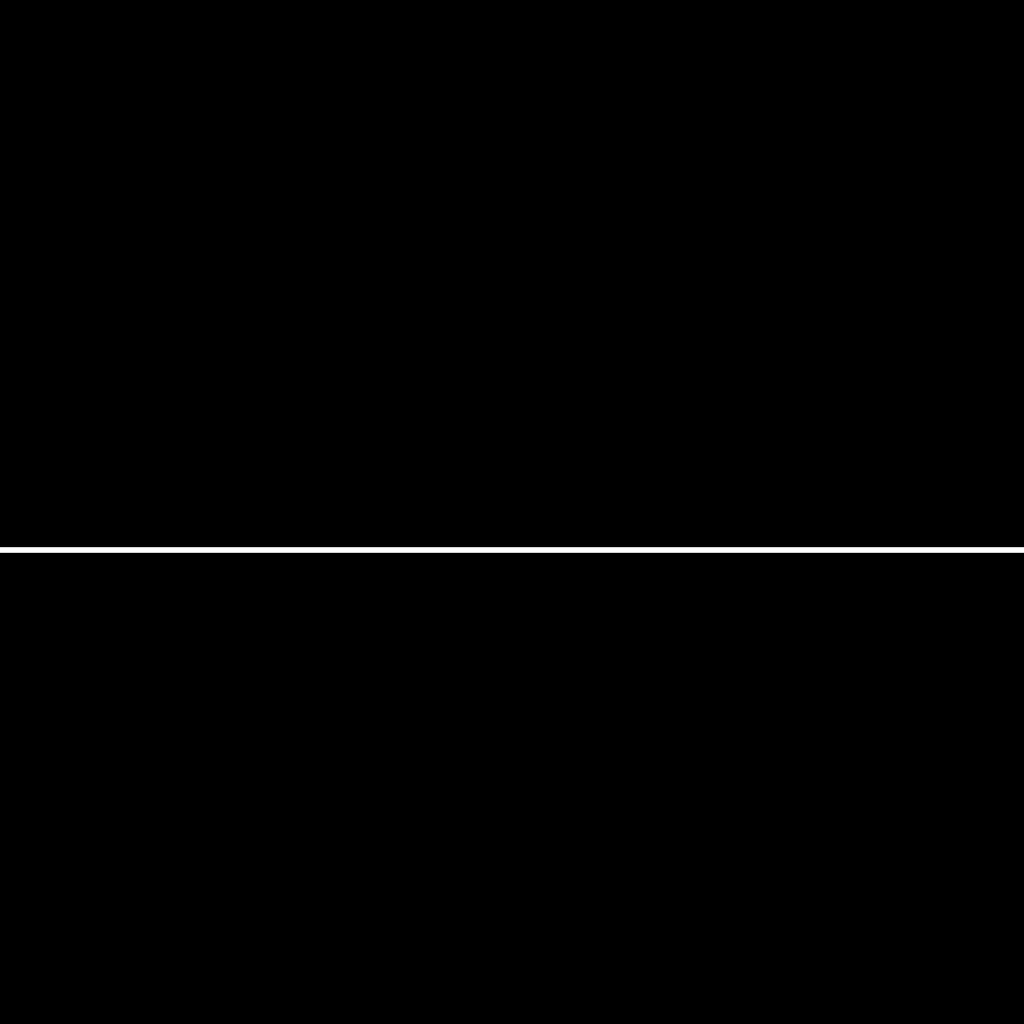
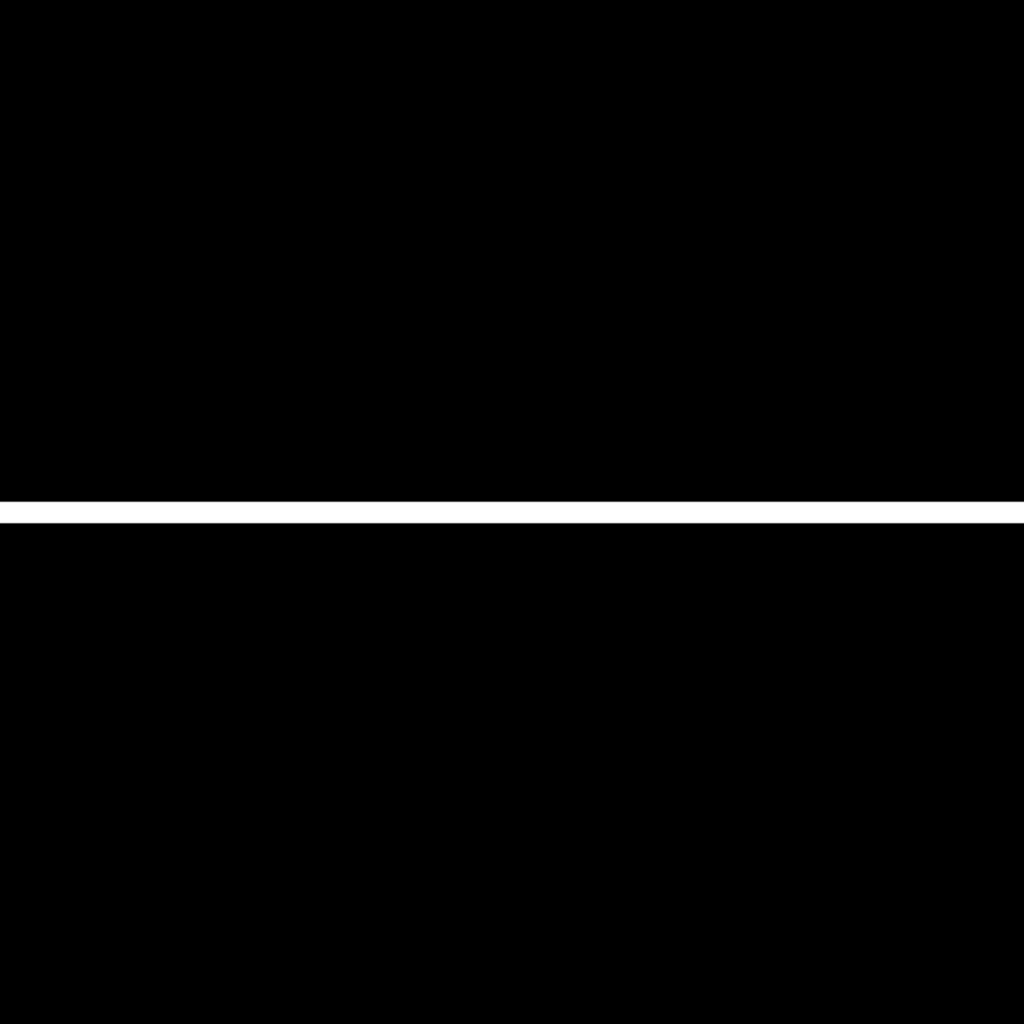
Layers edited between the first and the second 1024×1024 image:
hid "Background copy 2" over [0, 547, 1024, 553]
added layer "Background copy 3" above "Background copy" over [0, 501, 1024, 553]
